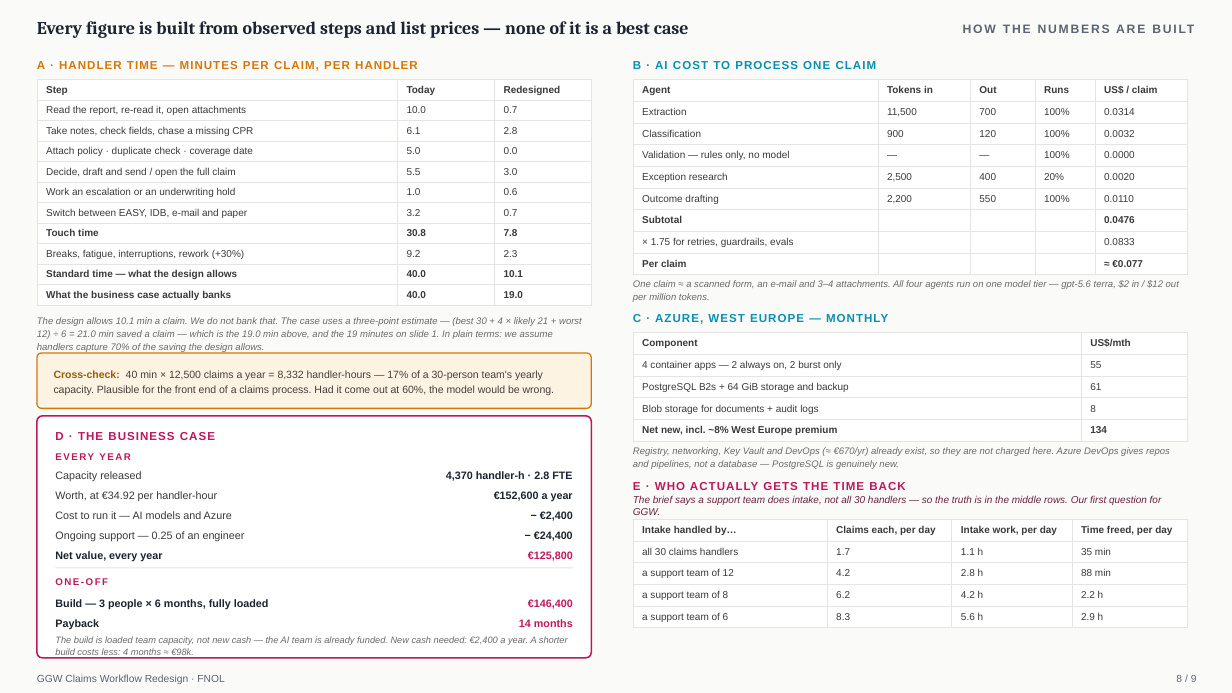
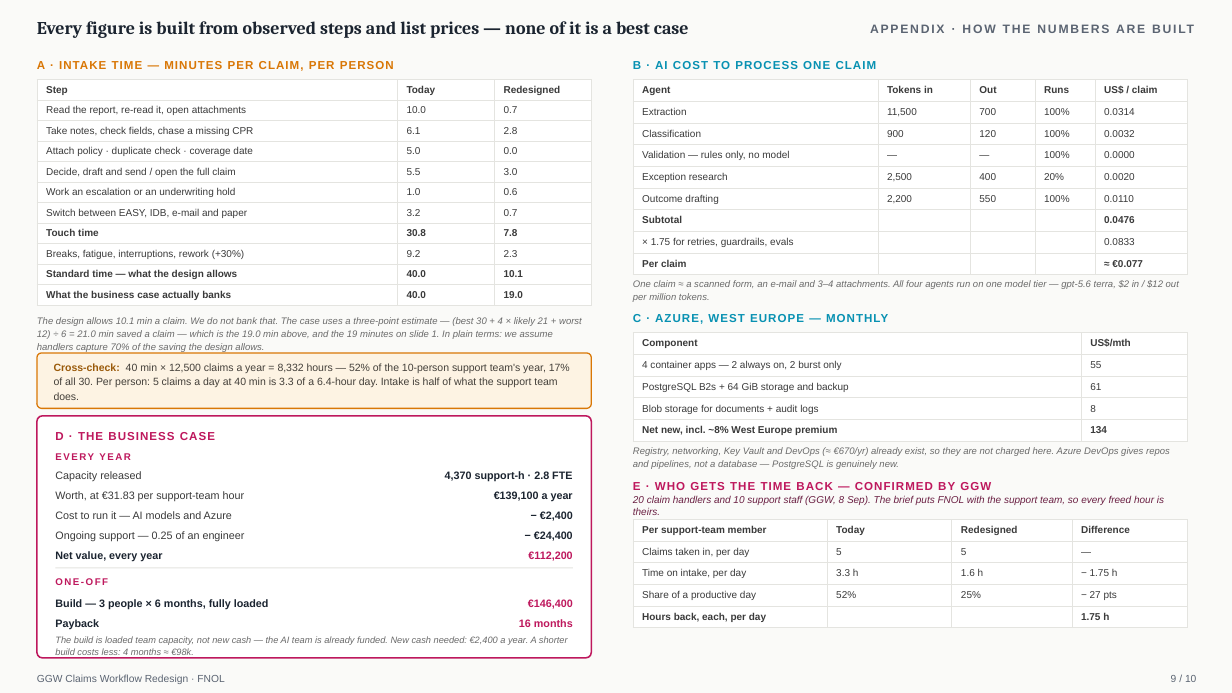
Before and after one commit to utkarshkingh/ggw_casestudy, a slide deck: slide 9 of case-study/deck/GGW_FNOL_Redesign.pptx (slide 8 before the commit). Drawn at 1232x693 pixels with LibreOffice and Linux fonts; fonts in the diff are those of the drawing. Boxes give left, top, right and bottom in pixels: in the first picture for what was removed or moved away, otherwise in the second. Text is boxed around its words. In the diff, an @@ line names an element or a change of style, - is before the commit and + after.

```diff
--- a/case-study/deck/GGW_FNOL_Redesign.pptx
+++ b/case-study/deck/GGW_FNOL_Redesign.pptx
@@ text at (739, 15, 1195, 43): text changed @@
-HOW THE NUMBERS ARE BUILT
+APPENDIX · HOW THE NUMBERS ARE BUILT
@@ text at (37, 61, 394, 71): text changed @@
-A · HANDLER TIME — MINUTES PER CLAIM, PER HANDLER
+A · INTAKE TIME — MINUTES PER CLAIM, PER PERSON
@@ text at (54, 363, 570, 400): text changed @@
-Cross-check: 40 min × 12,500 claims a year = 8,332 handler-hours — 17% of a 30-person team's yearly capacity. Plausible for the front end of a claims process. Had it come out at 60%, the model would be wrong.
+Cross-check: 40 min × 12,500 claims a year = 8,332 hours — 52% of the 10-person support team's year, 17% of all 30. Per person: 5 claims a day at 40 min is 3.3 of a 6.4-hour day. Intake is half of what the support team does.
@@ text at (445, 471, 572, 482): text changed @@
-4,370 handler-h · 2.8 FTE
+4,370 support-h · 2.8 FTE
@@ text at (55, 491, 245, 501): text changed @@
-Worth, at €34.92 per handler-hour
+Worth, at €31.83 per support-team hour
@@ text at (494, 491, 573, 502): text changed @@
-€152,600 a year
+€139,100 a year
@@ text at (633, 482, 991, 490): text changed @@
-E · WHO ACTUALLY GETS THE TIME BACK
+E · WHO GETS THE TIME BACK — CONFIRMED BY GGW
@@ text at (633, 495, 1164, 515): text changed @@
-The brief says a support team does intake, not all 30 handlers — so the truth is in the middle rows. Our first question for GGW.
+20 claim handlers and 10 support staff (GGW, 8 Sep). The brief puts FNOL with the support team, so every freed hour is theirs.
@@ table at (633, 519, 1188, 626) @@
-row 1: Intake handled by… | Claims each, per day | Intake work, per day | Time freed, per day
+row 1: Per support-team member | Today | Redesigned | Difference
-row 2: all 30 claims handlers | 1.7 | 1.1 h | 35 min
+row 2: Claims taken in, per day | 5 | 5 | —
-row 3: a support team of 12 | 4.2 | 2.8 h | 88 min
+row 3: Time on intake, per day | 3.3 h | 1.6 h | − 1.75 h
-row 4: a support team of 8 | 6.2 | 4.2 h | 2.2 h
+row 4: Share of a productive day | 52% | 25% | − 27 pts
-row 5: a support team of 6 | 8.3 | 5.6 h | 2.9 h
+row 5: Hours back, each, per day |  |  | 1.75 h
@@ text at (528, 551, 572, 561): text changed @@
-€125,800
+€112,200
@@ text at (519, 619, 573, 627): text changed @@
-14 months
+16 months
@@ text at (1171, 675, 1196, 682): text changed @@
-8 / 9
+9 / 10
```
Also in this commit, not shown: 8 other slides changed, 1 slide added, 4 other files.
